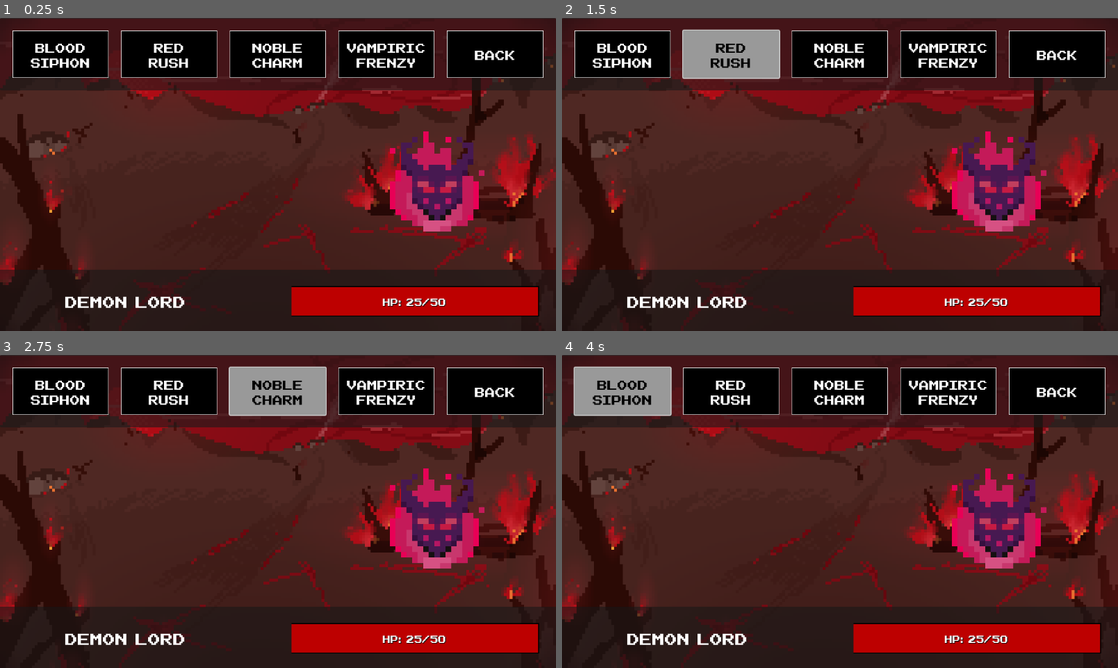
Above: before the commit, frames 1-4 (two rows, left to right).
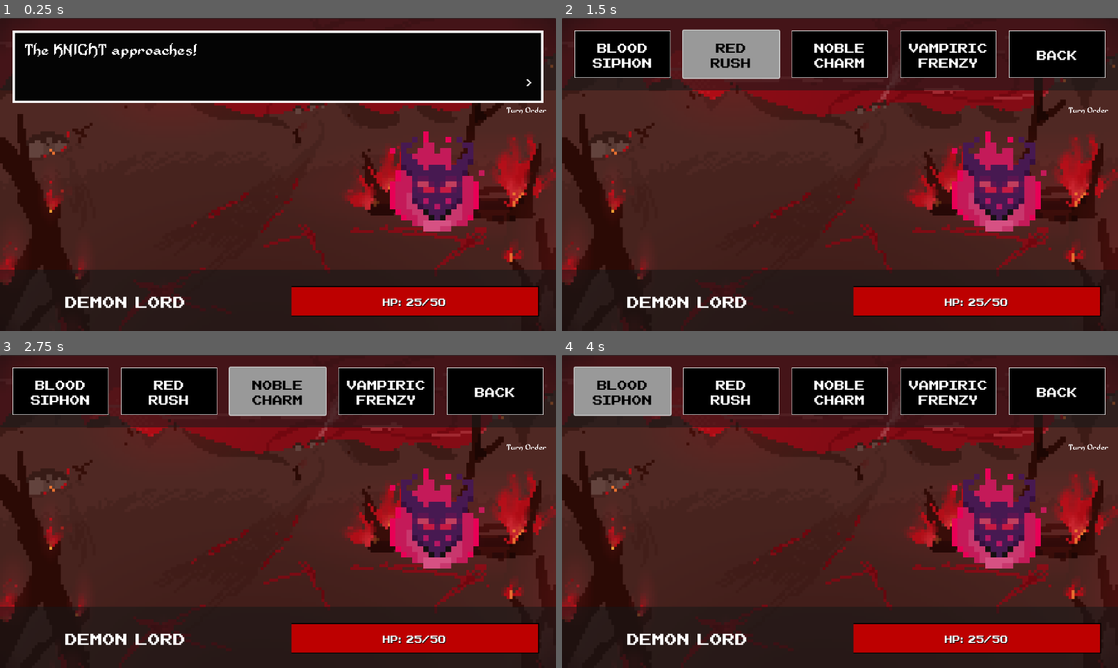
Above: after the commit, the same moments.

Repository: GeMini-220/Diabolic-Lord
Game: Godot game, scene res://MainScenes/battle.tscn
The game is run twice, just before and just after one commit, with the same random seed, the same clock (stepped at 60 frames per second) and the same inputs. This scene is started directly instead of the project's main scene.
Inputs:
- Up to frame 1 (0.25 s): no input
- Up to frame 2 (1.5 s): click "Blood Siphon" at 0.5 s; click "Red Rush" at 1.25 s
- Up to frame 3 (2.75 s): click "Noble Charm" at 2 s
- Up to frame 4 (4 s): click "Vampiric Frenzy" at 2.75 s; click "Blood Siphon" at 3.5 s

The runs differ from the first frame. In frame 1, 12% of the frame differs, in the area x 2-99%, y 4-31%; in frame 2, less than 0.1%; in frame 3, less than 0.1%; in frame 4, less than 0.1%.
Error in both runs: Invalid assignment of property or key 'value' with value of type 'Nil' on a base object of type 'ProgressBar'. (res://src/battle.gd:165)

Commit message:
added initiative timeline to display turn order

Diff:
--- a/MainScenes/battle.tscn
+++ b/MainScenes/battle.tscn
@@ -638,16 +638,40 @@
 offset_bottom = 403.0
 alignment = 1
 
+[node name="Timeline" type="VBoxContainer" parent="."]
+layout_mode = 1
+anchors_preset = 6
+anchor_left = 1.0
+anchor_top = 0.5
+anchor_right = 1.0
+anchor_bottom = 0.5
+offset_left = -120.0
+offset_top = -140.0
+offset_bottom = 140.0
+grow_horizontal = 0
+grow_vertical = 2
+
+[node name="TurnOrder" type="Label" parent="Timeline"]
+layout_mode = 2
+theme_override_fonts/font = ExtResource("10_o7qsd")
+text = "Turn Order"
+horizontal_alignment = 1
+
+[node name="TurnList" type="ScrollContainer" parent="Timeline"]
+custom_minimum_size = Vector2(120, 260)
+layout_mode = 2
+
+[node name="TurnLabels" type="VBoxContainer" parent="Timeline/TurnList"]
+layout_mode = 2
+
 [node name="Enemies" type="Node" parent="."]
 
 [node name="Defender" type="Node" parent="Enemies"]
 
 [node name="Fighter" parent="Enemies/Defender" instance=ExtResource("3_bsfho")]
-position = Vector2(168, 246)
 enemy = ExtResource("4_ky74l")
 
 [node name="Artificer" parent="Enemies/Defender" instance=ExtResource("3_bsfho")]
-position = Vector2(819, 493)
 enemy = ExtResource("5_6bmna")
 
 [node name="Striker" type="Node" parent="Enemies"]
@@ -666,7 +690,6 @@
 enemy = ExtResource("5_avpfh")
 
 [node name="Witch" parent="Enemies/Supporter" instance=ExtResource("3_bsfho")]
-position = Vector2(365, 484)
 enemy = ExtResource("8_xbknf")
 
 [node name="CurrentEnemies" type="Node" parent="."]
@@ -951,7 +974,6 @@
 text = "Back"
 
 [node name="Textbox" type="Panel" parent="."]
-visible = false
 layout_mode = 1
 anchors_preset = 5
 anchor_left = 0.5
--- a/MainScenes/enemy.tscn
+++ b/MainScenes/enemy.tscn
@@ -884,6 +884,7 @@
 grow_horizontal = 2
 grow_vertical = 2
 size_flags_horizontal = 0
+flat = true
 
 [node name="ProgressBar" type="ProgressBar" parent="."]
 custom_minimum_size = Vector2(0, 32)
--- a/project.godot
+++ b/project.godot
@@ -12,7 +12,7 @@
 
 config/name="OneBossLeft"
 run/main_scene="res://MainScenes/start_menu.tscn"
-config/features=PackedStringArray("4.1", "Forward Plus")
+config/features=PackedStringArray("4.2", "Forward Plus")
 config/icon="res://icon.svg"
 
 [autoload]
--- a/src/Enemy.gd
+++ b/src/Enemy.gd
@@ -44,6 +44,9 @@
 		await play_animation_player("died")
 		self.visible = false
 		dead = true
+		for turnLabel in get_node("/root/Battle/Timeline/TurnList/TurnLabels").get_children():
+			if turnLabel.text.get_slice(": ", 1) == enemy.name:
+				turnLabel.queue_free()
 	return dead
 
 func recieve_healing(healing):
--- a/src/Skill_Tree.gd
+++ b/src/Skill_Tree.gd
@@ -7,7 +7,7 @@
 
 var GENERIC_UPGRADES = {
 	"Damage": 8,  # Increase damage by 8
-	"Speed": -5,   # Decrease speed by 5
+	"Speed": 5,   # Decrease speed by 5
 	"Magic": 5,   # Increase magic by 5
 	"Health": 111  # Increase max and current health by 111
 }
@@ -103,14 +103,19 @@
 		match upgrade_choice:
 			"Damage":
 				State.damage += GENERIC_UPGRADES["Damage"]
+				print(State.damage)
 			"Speed":
-				State.speed += GENERIC_UPGRADES["Speed"]
-				GENERIC_UPGRADES["Speed"] += 1 # ensures the player gains 1 turn per round for every speed upgrade
+				State.speed -= GENERIC_UPGRADES["Speed"]
+				GENERIC_UPGRADES["Speed"] -= 1 # ensures the player gains 1 turn per round for every speed upgrade
+				print(State.speed)
+				print(GENERIC_UPGRADES["Speed"])
 			"Magic":
 				State.magic += GENERIC_UPGRADES["Magic"]
+				print(State.magic)
 			"Health":
 				State.max_health += GENERIC_UPGRADES["Health"]
 				State.current_health += GENERIC_UPGRADES["Health"]
+				print(State.max_health)
 		get_upgrade(upgrade_choice, level)
 		$TextBoxes/Upgrade.text = "You've increased your %s!" % upgrade_choice
 		for upgrade in get_node("Tree/PanelContainer/HBoxContainer/Tree Levels/Level %s" % level).get_children():
--- a/src/battle.gd
+++ b/src/battle.gd
@@ -560,8 +560,17 @@
 	while not game_over:
 		var actions = {}
 		var turn_order = []
+
+		for n in $Timeline/TurnList/TurnLabels.get_children():
+			$Timeline/TurnList/TurnLabels.remove_child(n)
+			n.queue_free()
+
 		# Create a list of enemies with their corresponding accumulated time
 		for character in all_characters:
+
+			if !is_instance_valid(character) or !character.visible:
+				continue
+
 			actions[character.name] = []
 			for i in range(1,101):
 				var speed
@@ -574,9 +583,17 @@
 				actions[character.name].append(i*speed)
 		for i in range(0,101):
 			for character in all_characters:
-				if actions[character.name].is_empty() or actions[character.name][0]!=i:
+				if !is_instance_valid(character) or !character.visible or actions[character.name].is_empty() or actions[character.name][0]!=i:
 					continue
 				turn_order.append(character)
+
+				var turnLabel = Label.new()
+				turnLabel.text = "%d: %s" % [i, character.name]
+				var font = FontFile.new()
+				font.font_data = load("res://fonts/NESCyrillic.ttf")
+				turnLabel.add_theme_font_override("font", font)
+				$Timeline/TurnList/TurnLabels.add_child(turnLabel)
+
 				actions[character.name].remove_at(0)
 		for i in turn_order.size():
 			var character = turn_order[i]
@@ -584,6 +601,14 @@
 				continue
 			display_text("It's the %s's turn!" % character.name)
 			await self.textbox_closed
+
+			for turnLabel in $Timeline/TurnList/TurnLabels.get_children():
+				if turnLabel.text.get_slice(": ", 1) == character.name and not turnLabel.has_theme_color_override("font_color"):
+					turnLabel.add_theme_color_override("font_color", Color.AQUA)
+					break
+				else:
+					turnLabel.add_theme_color_override("font_color", Color.WHITE)
+
 			if character.name == 'DemonLord':
 				# Check if the Dempn Lord is returning from a "Red Rush" dive
 				if is_flying:
Not shown: 1 places in MainScenes/battle.tscn that only renumber resources
Not shown: 1 places in MainScenes/campfire.tscn that only renumber resources
